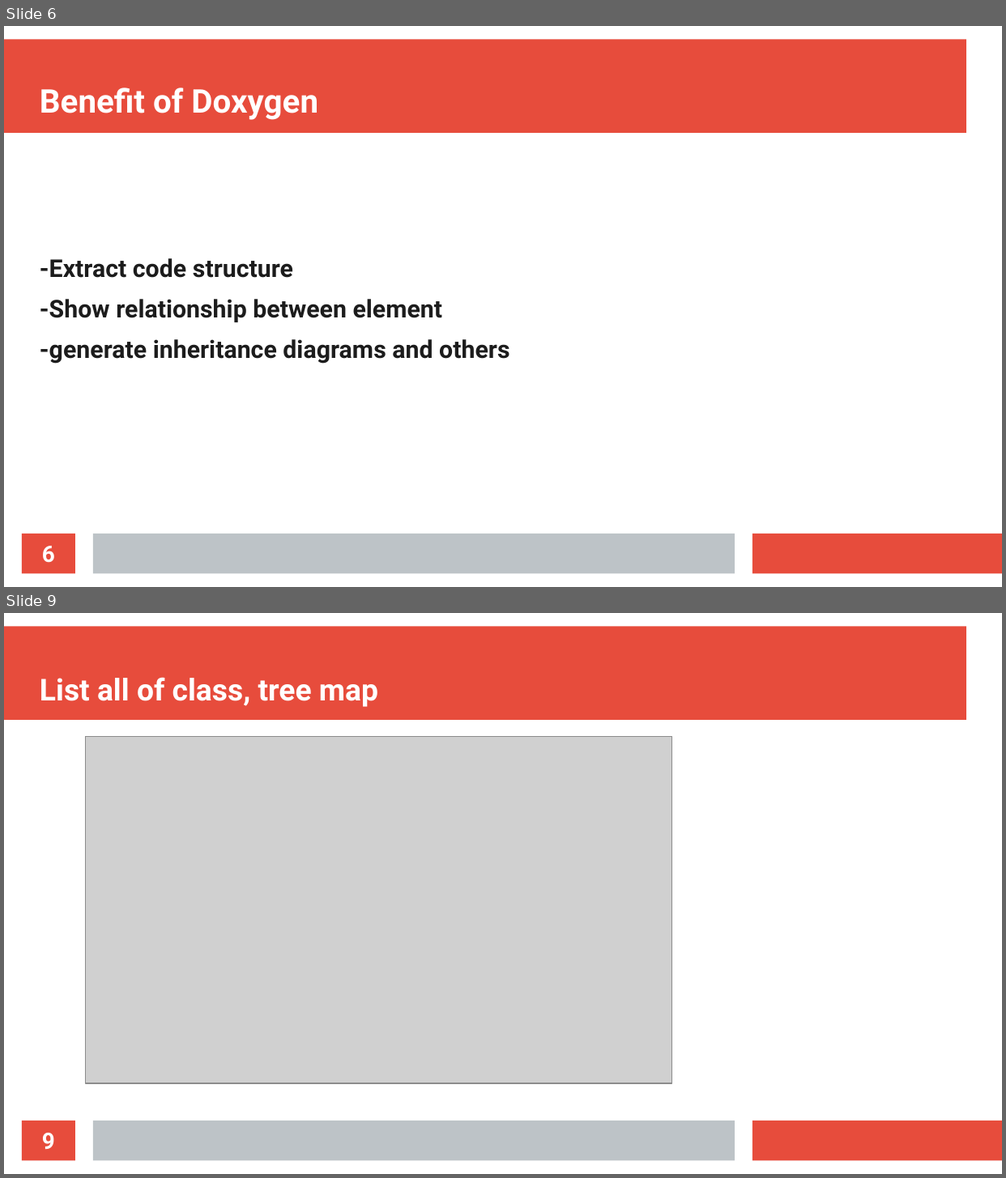
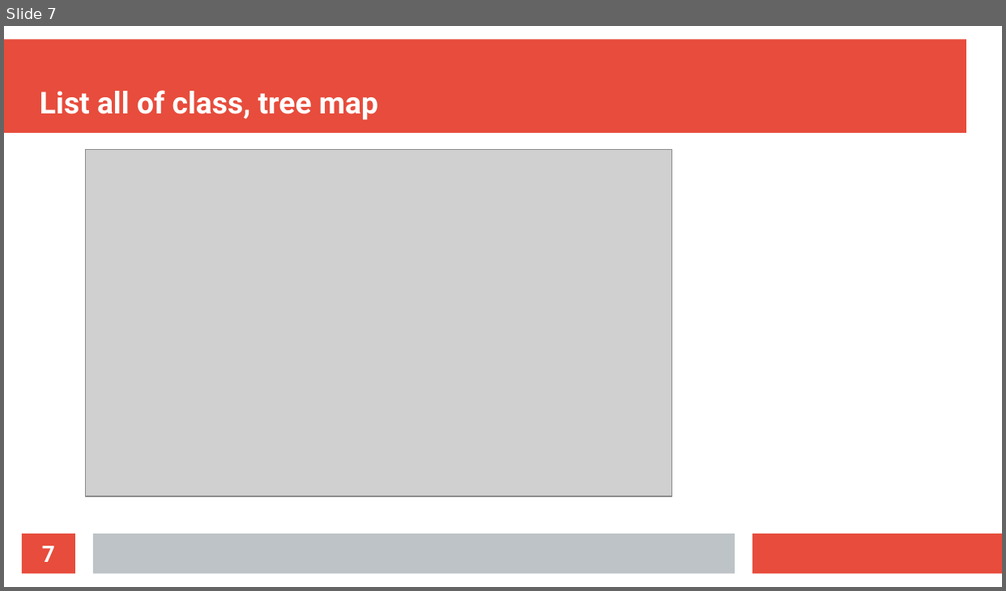
Before and after one commit to nguyenthang011099/Doxygen-, a slide deck: Doxygen.odp. Shown one above the other, each under a label of ours: slides 6 and 9 before the commit, slide 7 after it; the slides between them are not shown. The pictures are 1006x1178 and 1006x591 pixels, drawn with LibreOffice and Linux fonts; fonts in the diff are those of the drawing; grey boxes stand for pictures. Boxes give left, top, right and bottom in pixels: in the first picture for what was removed or moved away, otherwise in the second. Text is boxed around its words. In the diff, an @@ line names an element or a change of style, - is before the commit and + after.

Commit message:
update Doxygen

```diff
--- a/Doxygen.odp
+++ b/Doxygen.odp
@@ slide 6 removed at (x1=4, y1=26, x2=1002, y2=587), background #FFFFFF; not listed: 3 template elements that a slide beside it also shows @@
@@ title removed at (x1=40, y1=88, x2=318, y2=120) @@
-Benefit of Doxygen
@@ text removed at (x1=40, y1=258, x2=509, y2=364) @@
--Extract code structure
--Show relationship between element
--generate inheritance diagrams and others
@@ page number removed at (x1=22, y1=534, x2=75, y2=574) @@
-6
@@ what was slide 9 is now slide 7 @@
@@ page number at (x1=42, y1=546, x2=55, y2=562): text changed @@
-9
+7
```
Also in this commit, not shown: 3 slides changed, 6 slides added, 5 other slides removed, 6 other files.
